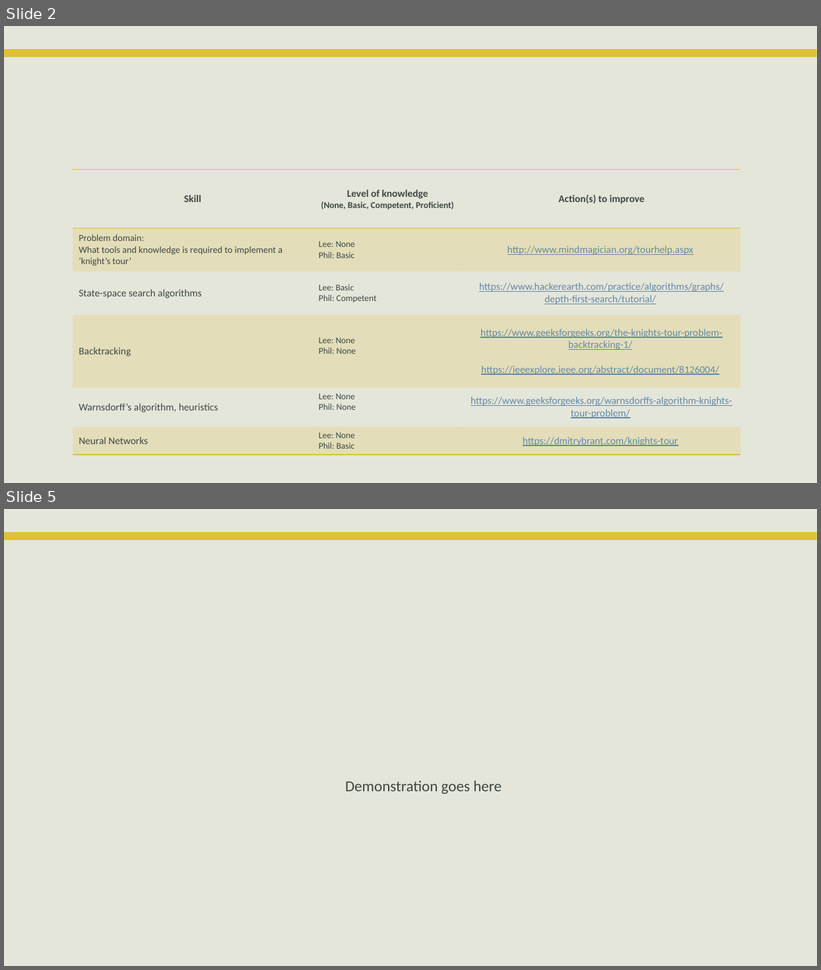
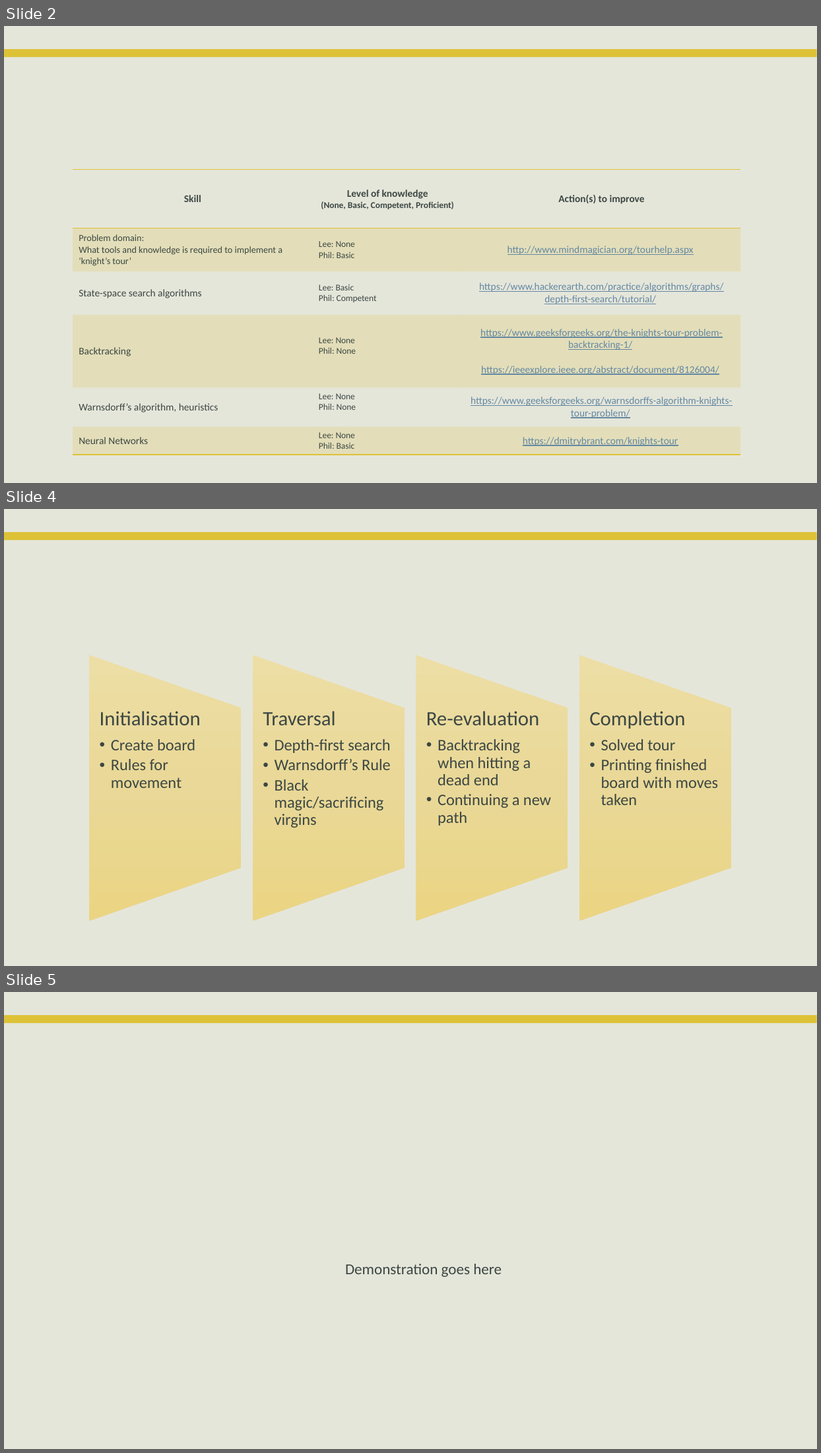
Before and after one commit to PhilipCastiglione/SIT215_PBL2, a slide deck: PST_2.pptx. Shown one above the other, each under a label of ours: slides 2 and 5 before the commit, slides 2, 4 and 5 after it; the slides between them are not shown. The pictures are 821x970 and 821x1453 pixels, drawn with LibreOffice and Linux fonts; fonts in the diff are those of the drawing; background and template pictures are left out. Boxes give left, top, right and bottom in pixels: in the first picture for what was removed or moved away, otherwise in the second. Text is boxed around its words. In the diff, an @@ line names an element or a change of style, - is before the commit and + after.

```diff
--- a/PST_2.pptx
+++ b/PST_2.pptx
@@ slide 4 added at (4,509,817,966), background #E5E6DA; not listed: 1 template element that a slide beside it also shows @@
@@ title added at (89,540,732,631), 30 pt, text #E5E6DA @@
+Our solution
@@ group added at (90,655,731,921): 4 flow chart manual operations, 4 texts @@
+Initialisation
+  •• Create board
+  •• Rules for movement
+Traversal
+  •• Depth-first search
+  •• Warnsdorff’s Rule
+  •• Black magic/sacrificing virgins
+Re-evaluation
+  •• Backtracking when hitting a dead end
+  •• Continuing a new path
+Completion
+  •• Solved tour
+  •• Printing finished board with moves taken
```
Also in this commit, not shown: 2 slides changed, 2 slides removed.
